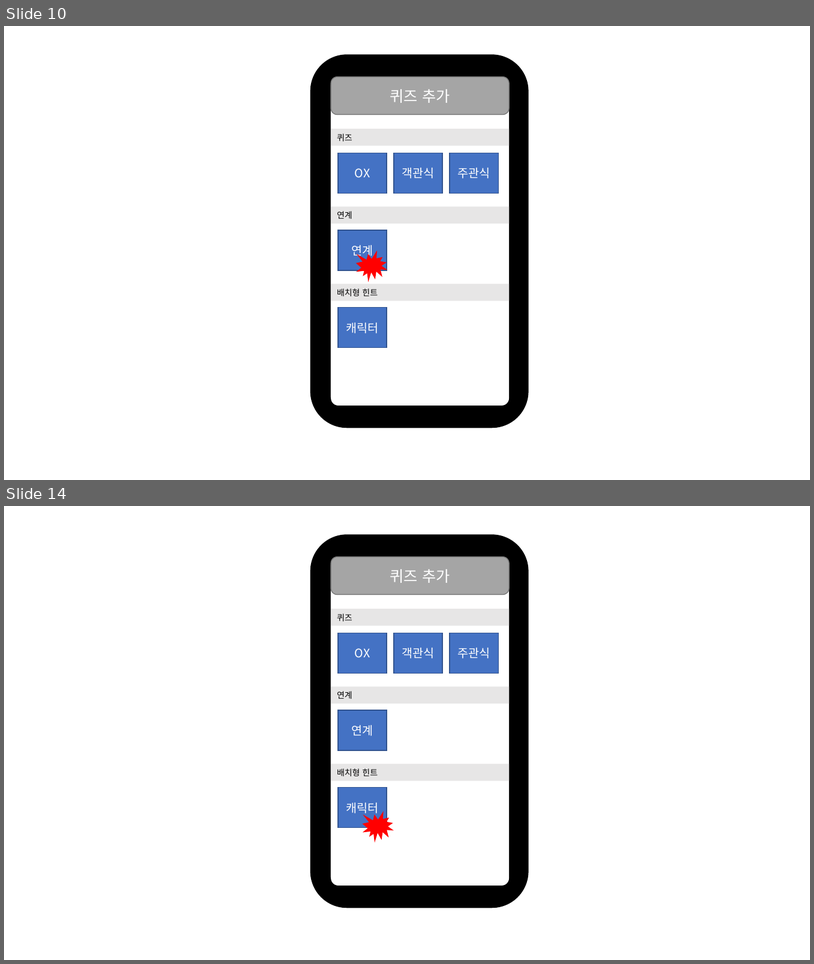
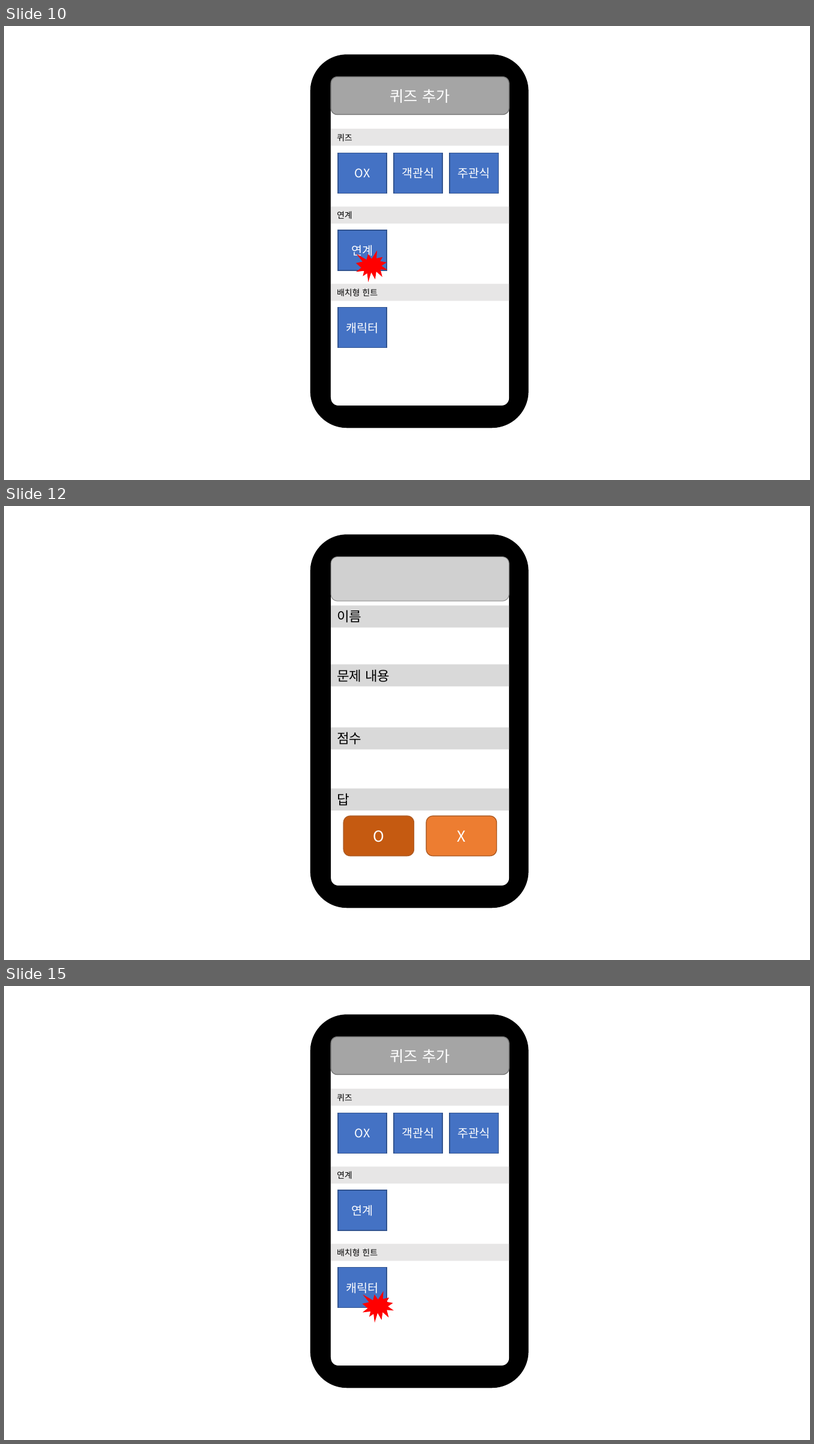
Before and after one commit to teamskh/Project-Treasurehunt_skhu, a slide deck: report/자료제작용ppt/퀴즈 루틴.pptx. Shown one above the other, each under a label of ours: slides 10 and 14 before the commit, slides 10, 12 and 15 after it; the slides between them are not shown. The pictures are 814x964 and 814x1444 pixels, drawn with LibreOffice and Linux fonts; fonts in the diff are those of the drawing; grey boxes stand for pictures. Boxes give left, top, right and bottom in pixels: in the first picture for what was removed or moved away, otherwise in the second. Text is boxed around its words. In the diff, an @@ line names an element or a change of style, - is before the commit and + after.

```diff
--- a/report/자료제작용ppt/퀴즈 루틴.pptx
+++ b/report/자료제작용ppt/퀴즈 루틴.pptx
@@ slide 12 added at bbox=[4, 506, 810, 960], background #FFFFFF @@
@@ rounded rectangle added at bbox=[311, 535, 528, 907], fill #000000, outline #000000 1 pt @@
@@ rounded rectangle added at bbox=[331, 557, 510, 885], fill #FFFFFF @@
@@ picture added at bbox=[331, 557, 510, 601] @@
@@ rectangle added at bbox=[331, 605, 510, 627], fill #D9D9D9, 16 pt, text #000000 @@
+이름
@@ rectangle added at bbox=[336, 633, 479, 654], fill #FFFFFF @@
@@ rectangle added at bbox=[331, 664, 510, 686], fill #D9D9D9, 16 pt, text #000000 @@
+문제 내용
@@ rectangle added at bbox=[336, 693, 479, 715], fill #FFFFFF @@
@@ rectangle added at bbox=[331, 727, 510, 749], fill #D9D9D9, 16 pt, text #000000 @@
+점수
@@ rectangle added at bbox=[336, 754, 365, 777], fill #FFFFFF @@
@@ rectangle added at bbox=[331, 789, 510, 810], fill #D9D9D9, 16 pt, text #000000 @@
+답
@@ rounded rectangle added at bbox=[344, 816, 414, 856], fill #C55A11, outline #AF5C24 1 pt, 18 pt, text #FFFFFF @@
+O
@@ rounded rectangle added at bbox=[427, 816, 497, 856], fill #ED7D31, outline #AF5C24 1 pt, 18 pt, text #FFFFFF @@
+X
@@ what was slide 14 is now slide 15 @@
```
Also in this commit, not shown: 1 slide changed, 2 other slides added, 2 slides removed.
